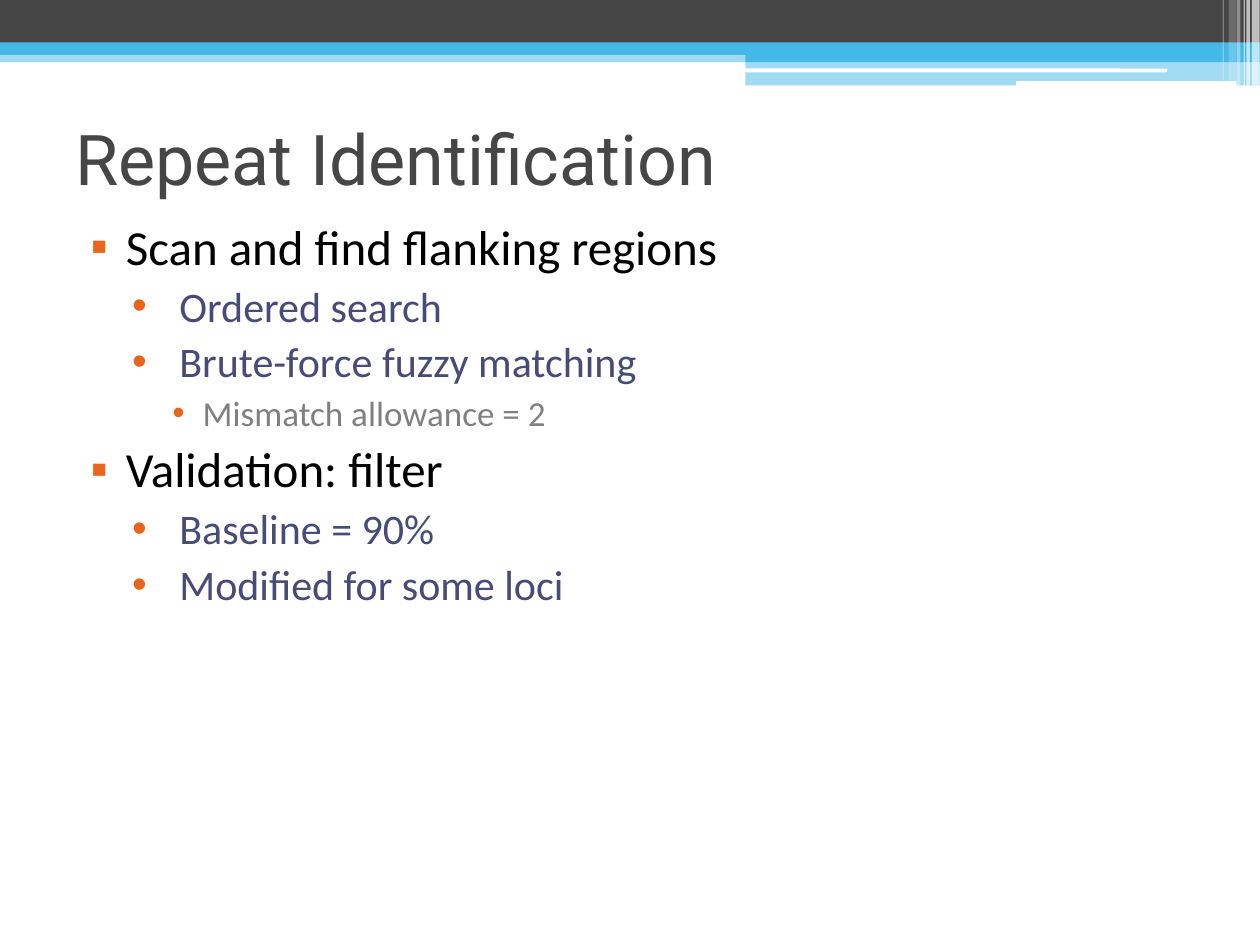
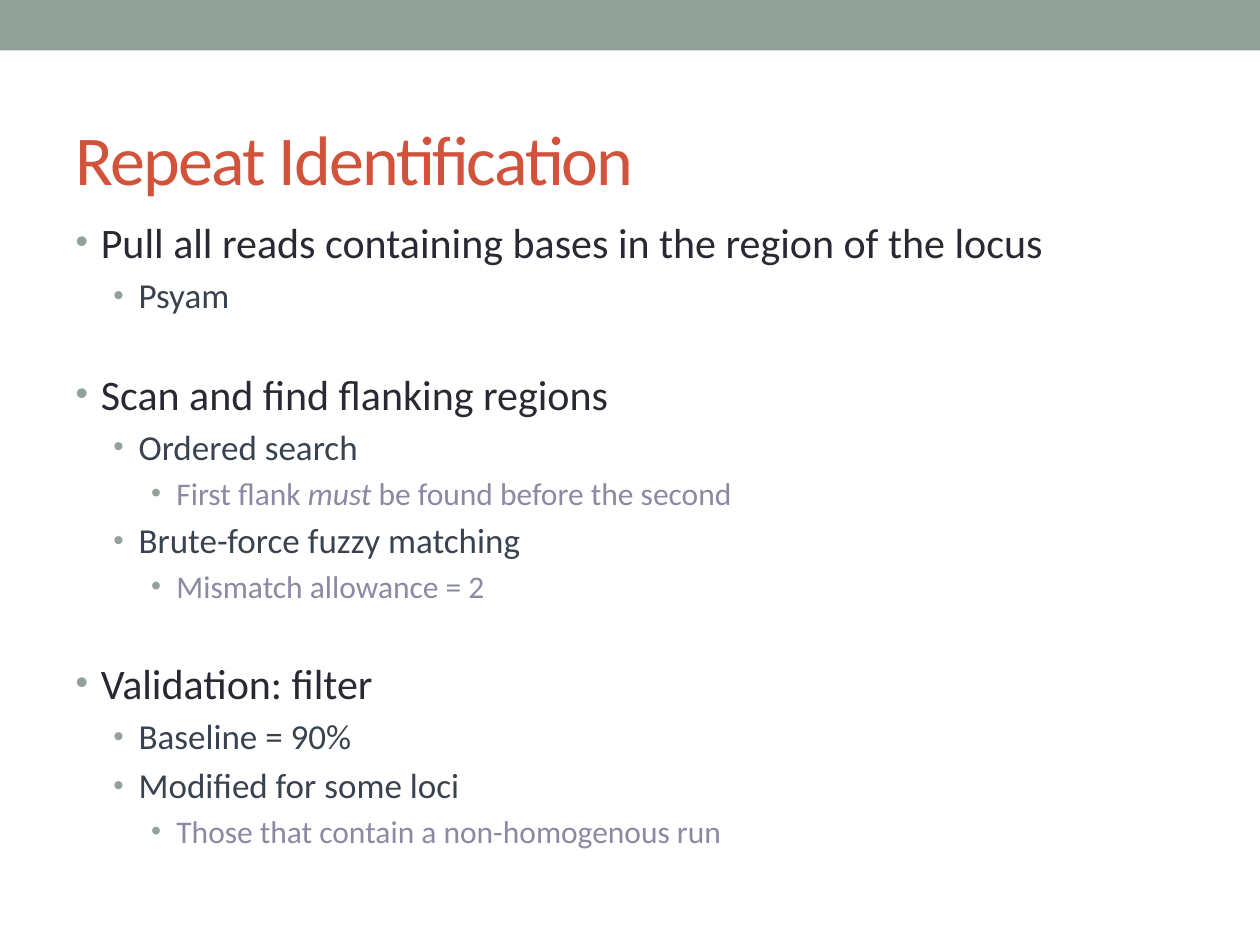
Before and after one commit to lailamargaret/Stanford-2018, a slide deck: slide 6 of MSI Project Presentation.pptx. Drawn at 1260x945 pixels with LibreOffice and Linux fonts; fonts in the diff are those of the drawing. Boxes give left, top, right and bottom in pixels: in the first picture for what was removed or moved away, otherwise in the second. Text is boxed around its words. In the diff, an @@ line names an element or a change of style, - is before the commit and + after.

```diff
--- a/MSI Project Presentation.pptx
+++ b/MSI Project Presentation.pptx
@@ rectangle: place and size @@
-rectangle at <box>0,0,1260,43</box>
+rectangle at <box>0,0,1260,50</box>
@@ rectangle at <box>0,0,1260,50</box>: fill #464646 to #93A299 @@
@@ rectangle removed at <box>1222,0,1223,81</box> @@
@@ rectangle removed at <box>1228,0,1236,81</box> @@
@@ rectangle removed at <box>1237,0,1241,86</box> @@
@@ rectangle removed at <box>1244,0,1245,86</box> @@
@@ rectangle removed at <box>1246,0,1250,86</box> @@
@@ rectangle removed at <box>1252,0,1260,86</box> @@
@@ rectangle removed at <box>0,50,1260,62</box> @@
@@ rectangle removed at <box>0,43,1260,55</box> @@
@@ rectangle removed at <box>746,49,1260,62</box> @@
@@ title "Repeat Identification" at <box>76,136,633,197</box>: font Roboto to Calibri, text colour #464646 to #D2533C, letter spacing 0 to -1 pt @@
@@ rounded rectangle removed at <box>745,68,1167,72</box> @@
@@ rectangle removed at <box>746,60,1260,86</box> @@
@@ rounded rectangle removed at <box>1016,81,1236,86</box> @@
@@ text at <box>101,229,1043,314</box>: paragraphs added @@
+• Pull all reads containing bases in the region of the locus
+  • Psyam
@@ text at <box>101,381,608,799</box>: size 28 to 24 pt, text colour #000000 to #292934 in "Scan and find flanking regions", "Validation: filter"; size 24 to 20 pt, text colour #474B78 to #394350 in "Ordered search", "Brute-force fuzzy matching", "Baseline = 90%", "Modified for some loci"; size 20 to 18 pt, text colour #808080 to #8A8AA3 in "Mismatch allowance = 2"; bullet ▪ to •; more space between paragraphs; bullet colour #EB641B to #93A299; indent changed @@
@@ text at <box>176,483,732,505</box>: paragraph added @@
+    • First flank must be found before the second
@@ text at <box>176,821,721,849</box>: paragraph added @@
+    • Those that contain a non-homogenous run
```
Also in this commit, not shown: 23 other slides changed, 10 slides added, 3 slides removed.
